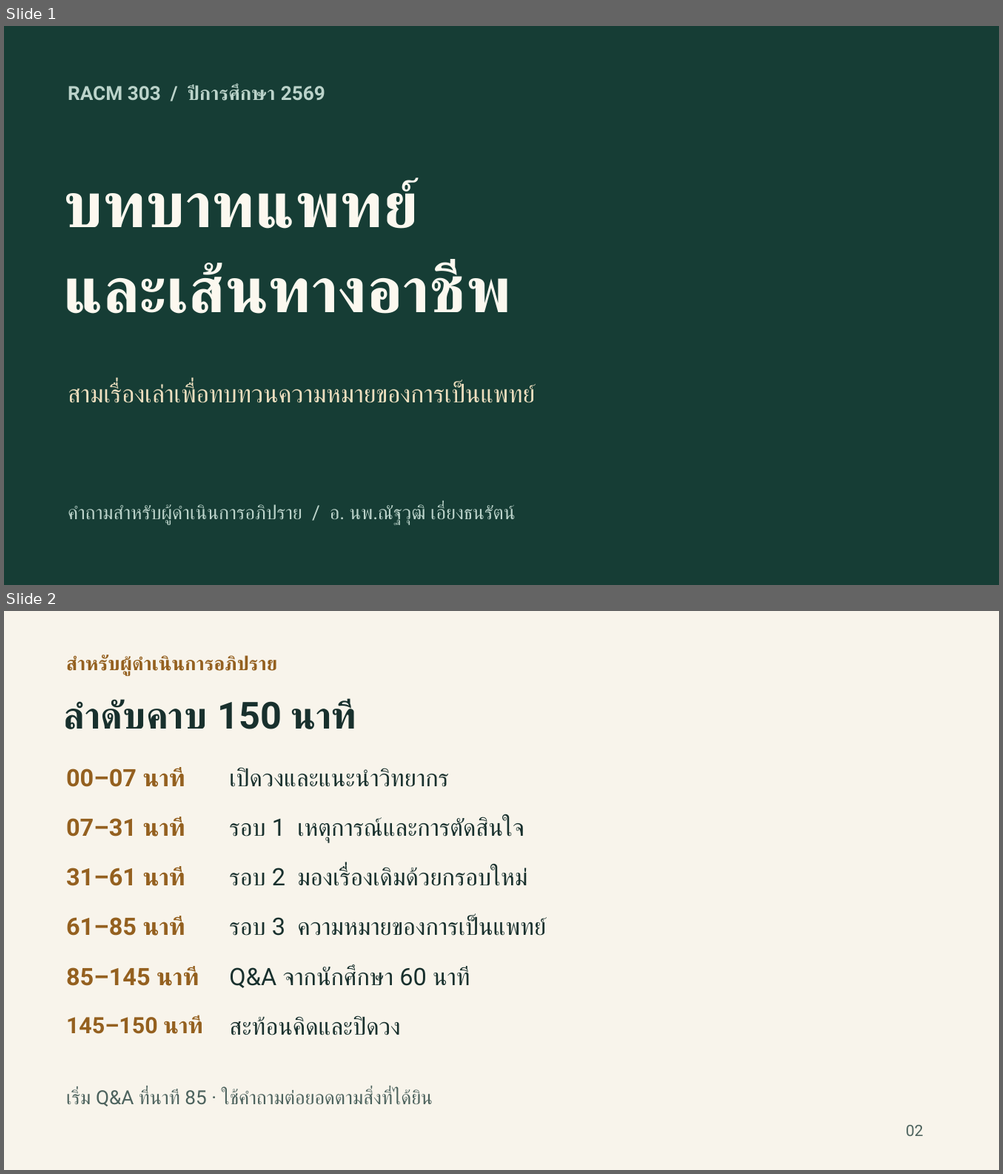
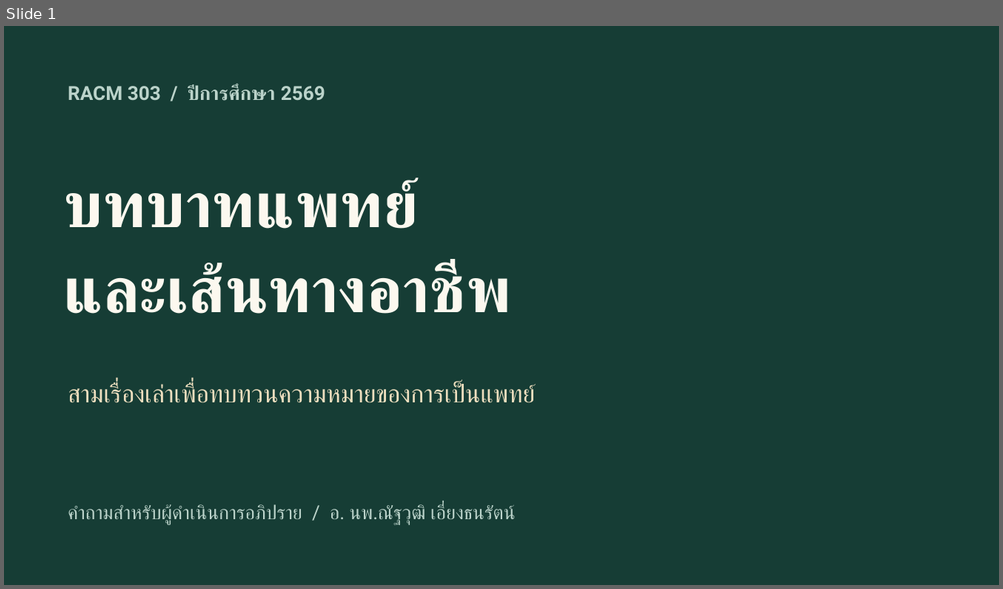
Before and after one commit to smartwoo/racm303-2569-faculty-member, a slide deck: exports/pptx/RACM303_2569_Physician_Roles_Moderator.pptx. Shown one above the other, each under a label of ours: slides 1 and 2 before the commit, slide 1 after it. The pictures are 1003x1174 and 1003x589 pixels, drawn with LibreOffice and Linux fonts; fonts in the diff are those of the drawing. Boxes give left, top, right and bottom in pixels: in the first picture for what was removed or moved away, otherwise in the second. Text is boxed around its words. In the diff, an @@ line names an element or a change of style, - is before the commit and + after.

```diff
--- a/exports/pptx/RACM303_2569_Physician_Roles_Moderator.pptx
+++ b/exports/pptx/RACM303_2569_Physician_Roles_Moderator.pptx
@@ slide 2 removed at (4, 611, 999, 1170), background #F8F4EB @@
@@ text removed at (66, 655, 278, 675) @@
-สำหรับผู้ดำเนินการอภิปราย
@@ text removed at (64, 700, 354, 729) @@
-ลำดับคาบ 150 นาที
@@ text removed at (66, 767, 184, 787) @@
-00–07 นาที
@@ text removed at (229, 767, 449, 787) @@
-เปิดวงและแนะนำวิทยากร
@@ text removed at (66, 817, 184, 837) @@
-07–31 นาที
@@ text removed at (229, 817, 524, 843) @@
-รอบ 1 เหตุการณ์และการตัดสินใจ
@@ text removed at (66, 866, 184, 886) @@
-31–61 นาที
@@ text removed at (229, 866, 528, 886) @@
-รอบ 2 มองเรื่องเดิมด้วยกรอบใหม่
@@ text removed at (66, 917, 184, 936) @@
-61–85 นาที
@@ text removed at (229, 917, 546, 936) @@
-รอบ 3 ความหมายของการเป็นแพทย์
@@ text removed at (66, 966, 197, 986) @@
-85–145 นาที
@@ text removed at (229, 966, 469, 988) @@
-Q&A จากนักศึกษา 60 นาที
@@ text removed at (66, 1016, 201, 1034) @@
-145–150 นาที
@@ text removed at (229, 1016, 400, 1036) @@
-สะท้อนคิดและปิดวง
@@ text removed at (66, 1090, 432, 1107) @@
-เริ่ม Q&A ที่นาที 85 · ใช้คำถามต่อยอดตามสิ่งที่ได้ยิน
@@ text removed at (905, 1125, 923, 1136) @@
-02
```
Also in this commit, not shown: 7 slides changed, 6 slides added, 11 other slides removed.
